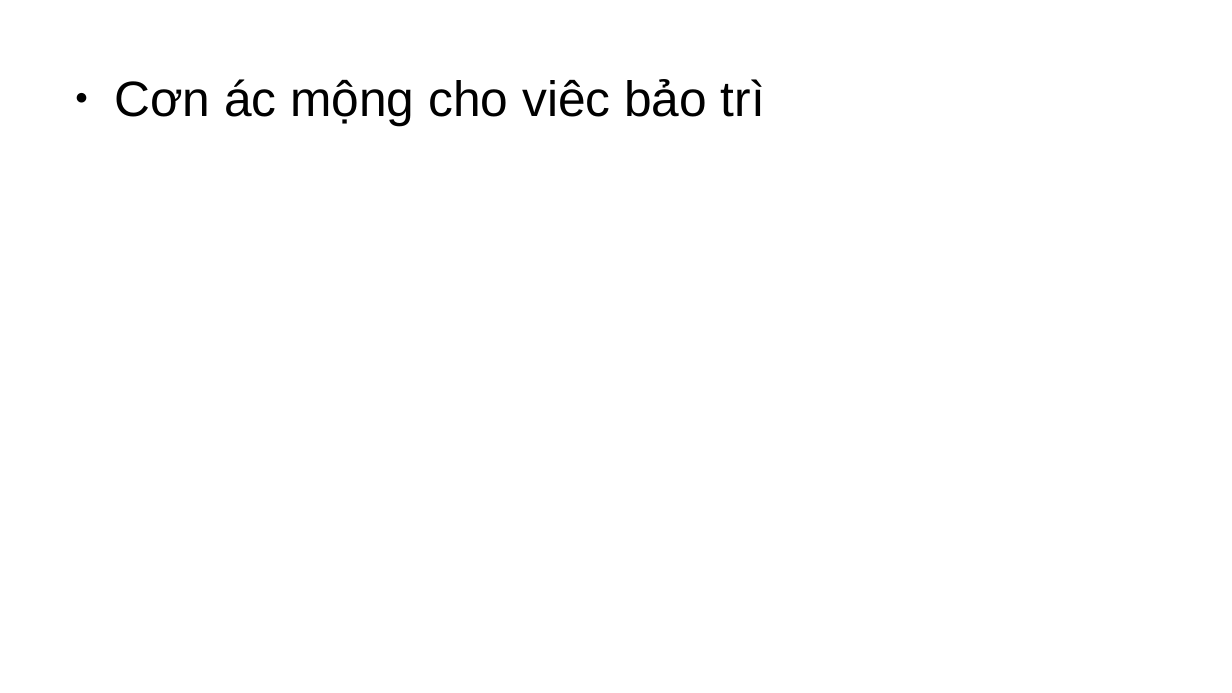
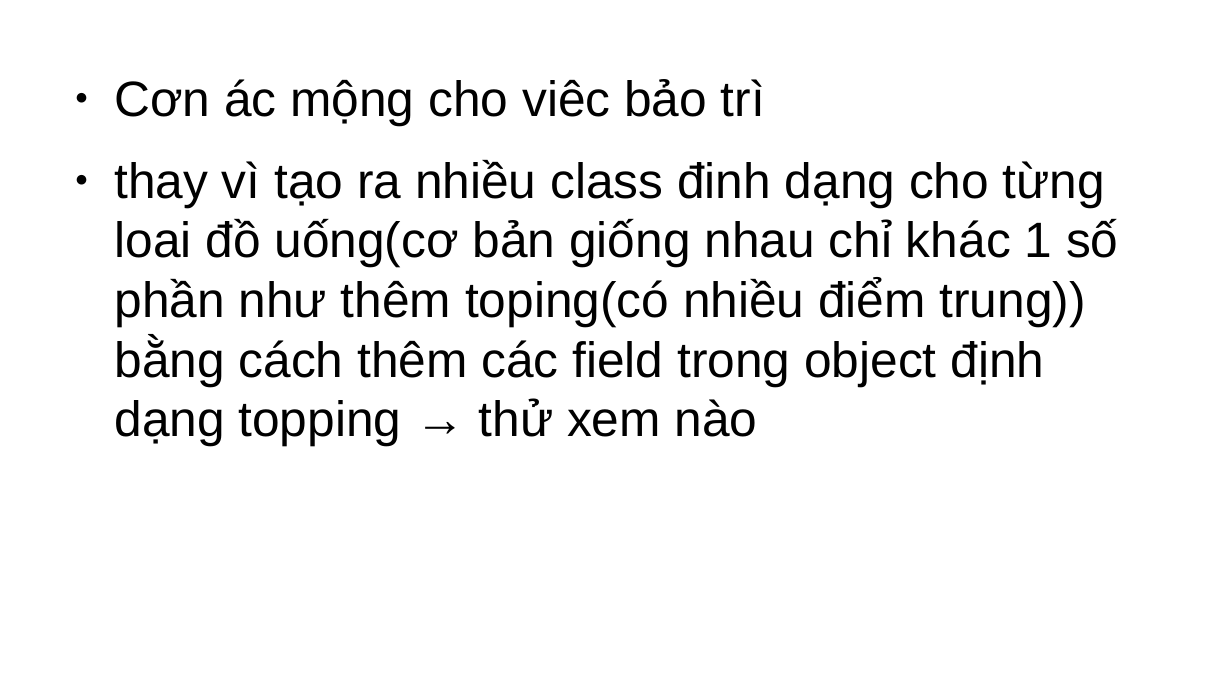
Before and after one commit to cuongnl/design_pattern, a slide deck: slide 5 of decorator_pattern/note.odp. Drawn at 1232x693 pixels with LibreOffice and Linux fonts; fonts in the diff are those of the drawing. Boxes give left, top, right and bottom in pixels: in the first picture for what was removed or moved away, otherwise in the second. Text is boxed around its words. In the diff, an @@ line names an element or a change of style, - is before the commit and + after.

```diff
--- a/decorator_pattern/note.odp
+++ b/decorator_pattern/note.odp
@@ text at [114,159,1118,446]: paragraph added @@
+● thay vì tạo ra nhiều class đinh dạng cho từng loai đồ uống(cơ bản giống nhau chỉ khác 1 số phần như thêm toping(có nhiều điểm trung)) bằng cách thêm các field trong object định dạng topping → thử xem nào
```
Also in this commit, not shown: 7 slides added, 1 other file.
